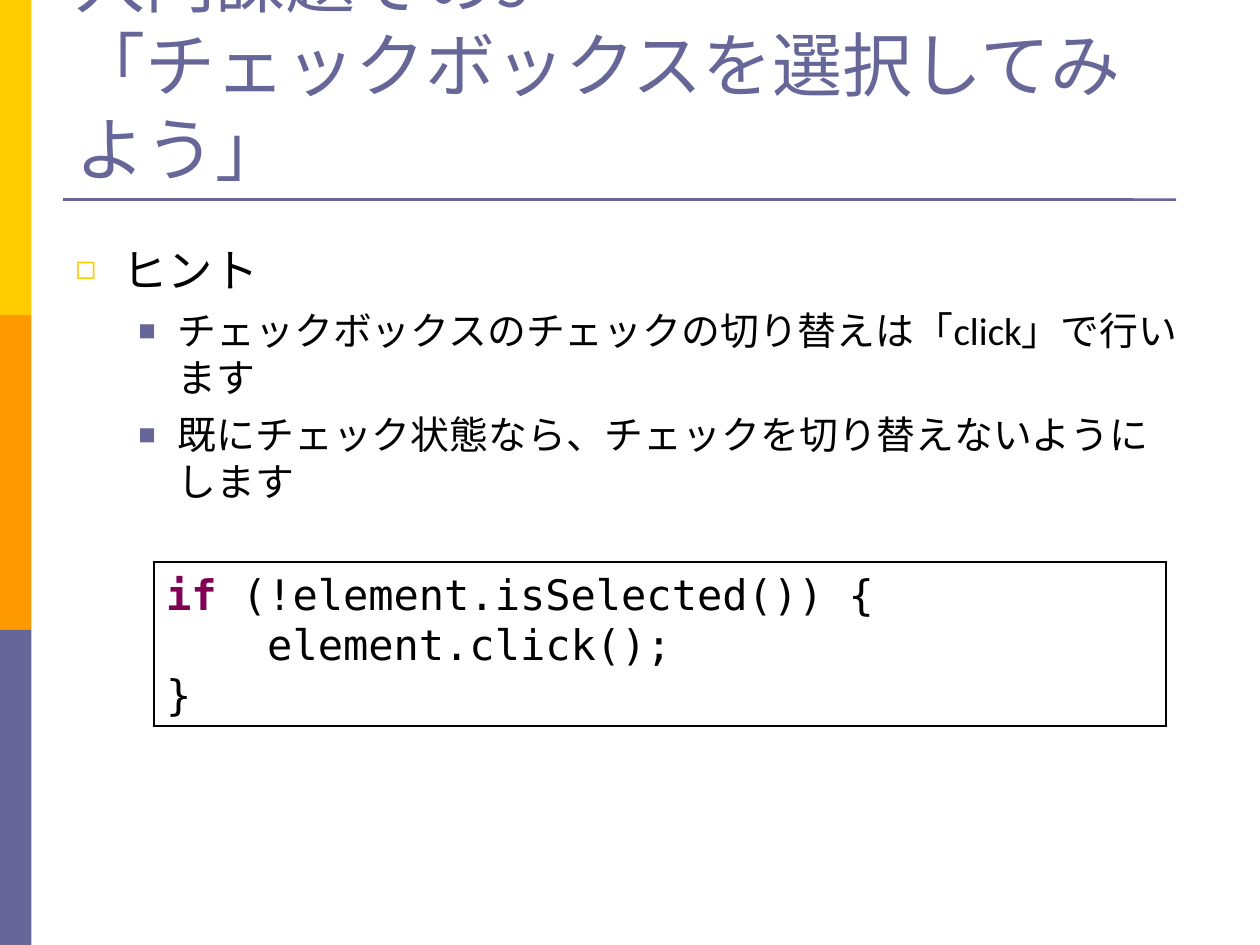
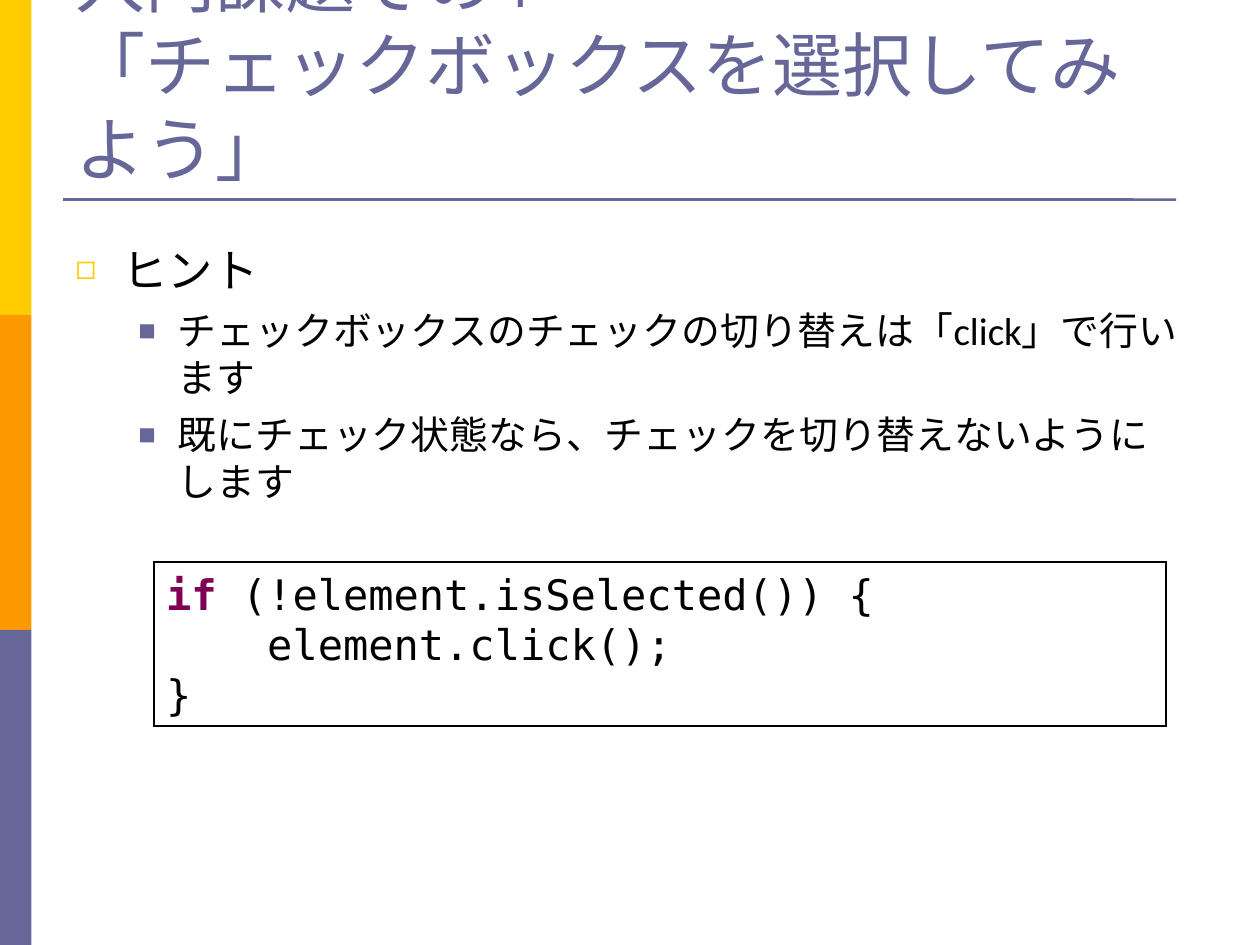
Before and after one commit to SoftwareTestAutomationResearch/STARHOTEL-Teaching-Materials-Simple, a slide deck: slide 25 of teacher/Slide.ppt. Drawn at 1260x945 pixels with LibreOffice and Linux fonts; fonts in the diff are those of the drawing. Boxes give left, top, right and bottom in pixels: in the first picture for what was removed or moved away, otherwise in the second. Text is boxed around its words. In the diff, an @@ line names an element or a change of style, - is before the commit and + after.

```diff
--- a/teacher/Slide.ppt
+++ b/teacher/Slide.ppt
@@ title at <box>76,0,1121,181</box>: text changed @@
-入門課題その5
-「チェックボックスを選択してみよう」
+入門課題その4
+「チェックボックスを選択してみよう」
```
Also in this commit, not shown: 14 other slides changed, 3 slides added, 40 slides removed, 3 other files.
